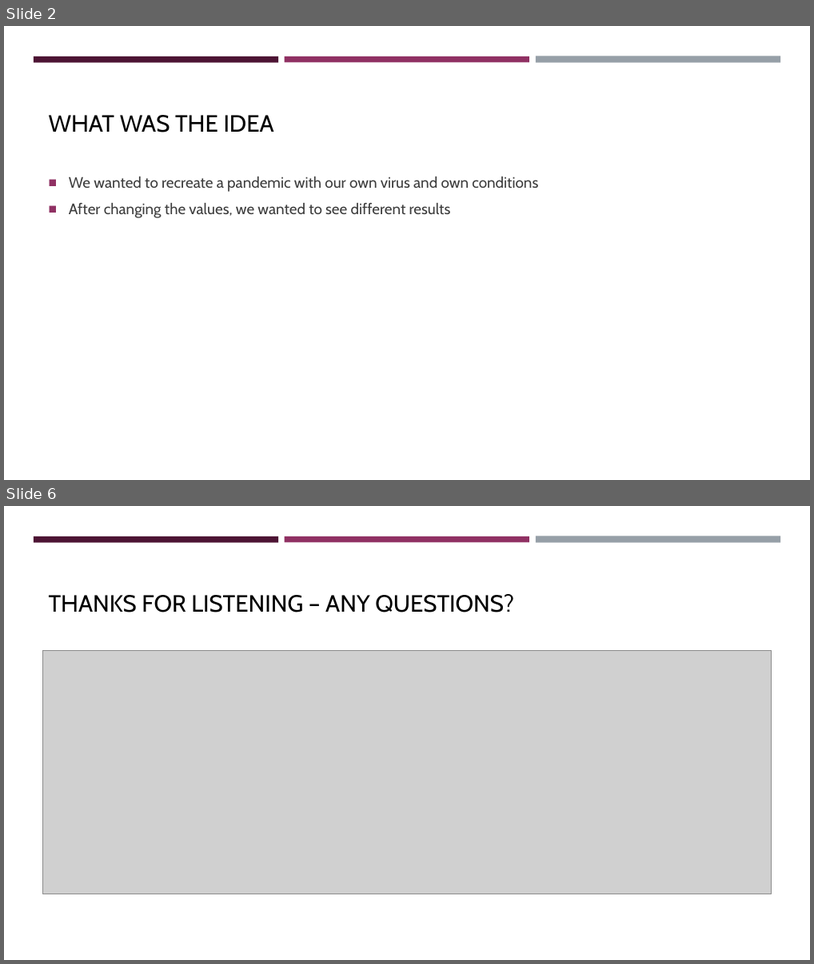
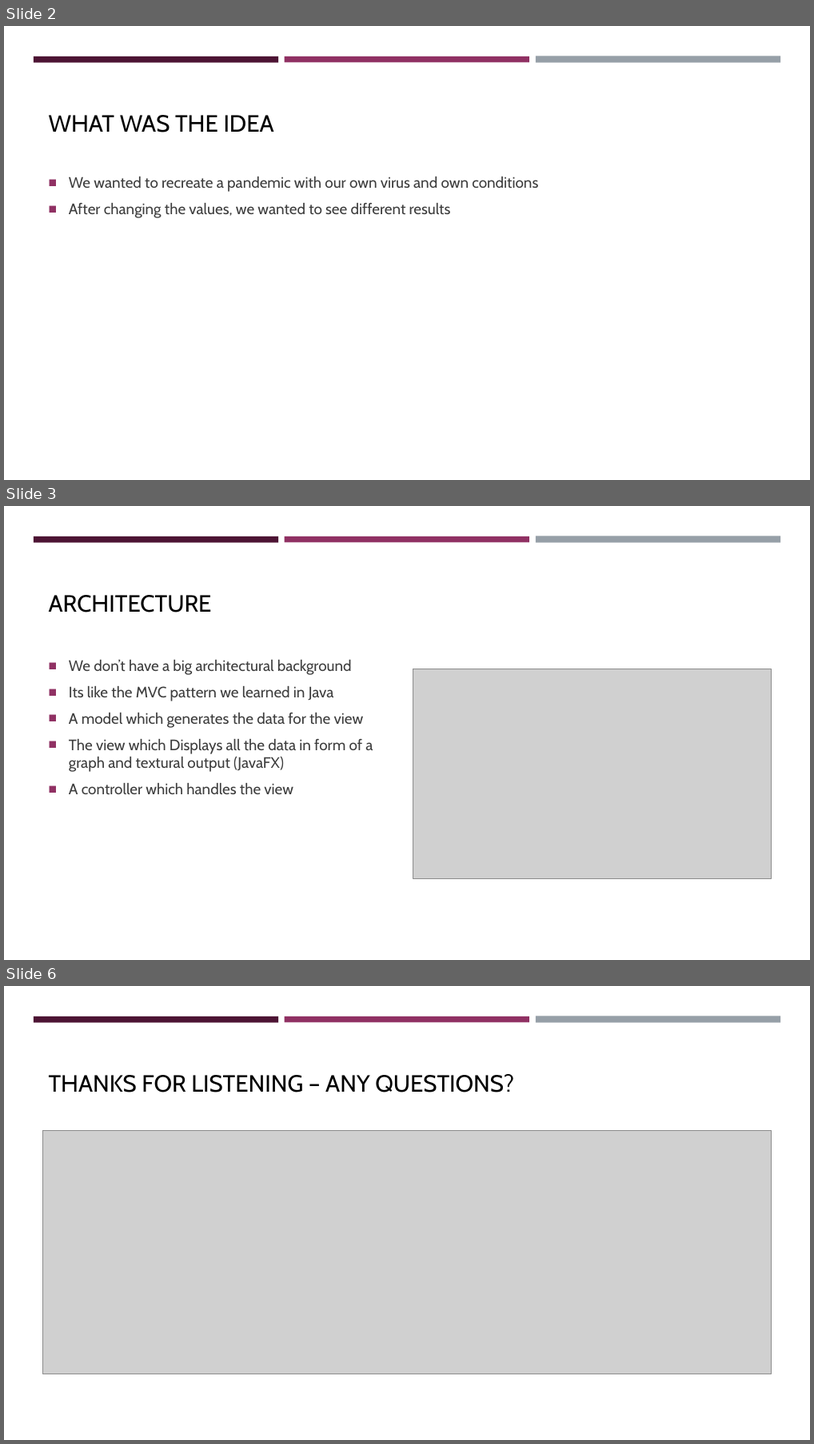
Before and after one commit to Dominik-Ortbauer/if.05.61_01-project-repository, a slide deck: 01_ProjectPlanning/Pandemic_Simulator.pptx. Shown one above the other, each under a label of ours: slides 2 and 6 before the commit, slides 2, 3 and 6 after it; the slides between them are not shown. The pictures are 814x964 and 814x1444 pixels, drawn with LibreOffice and Linux fonts; fonts in the diff are those of the drawing; grey boxes stand for pictures; background and template pictures are left out. Boxes give left, top, right and bottom in pixels: in the first picture for what was removed or moved away, otherwise in the second. Text is boxed around its words. In the diff, an @@ line names an element or a change of style, - is before the commit and + after.

```diff
--- a/01_ProjectPlanning/Pandemic_Simulator.pptx
+++ b/01_ProjectPlanning/Pandemic_Simulator.pptx
@@ slide 3 added at box(4, 506, 810, 960), background #FFFFFF; not listed: 3 template elements that a slide beside it also shows @@
@@ title added at box(49, 595, 212, 612), 28 pt, text #000000 @@
+ARCHITECTURE
@@ text added at box(69, 660, 373, 794), 18 pt, text #3D3D3D @@
+■ We don’t have a big architectural background
+■ Its like the MVC pattern we learned in Java
+■ A model which generates the data for the view
+■ The view which Displays all the data in form of a graph and textural output (JavaFX)
+■ A controller which handles the view
@@ picture added at box(414, 669, 772, 878) @@
```
Also in this commit, not shown: 2 slides changed, 1 slide removed, 4 other files.
